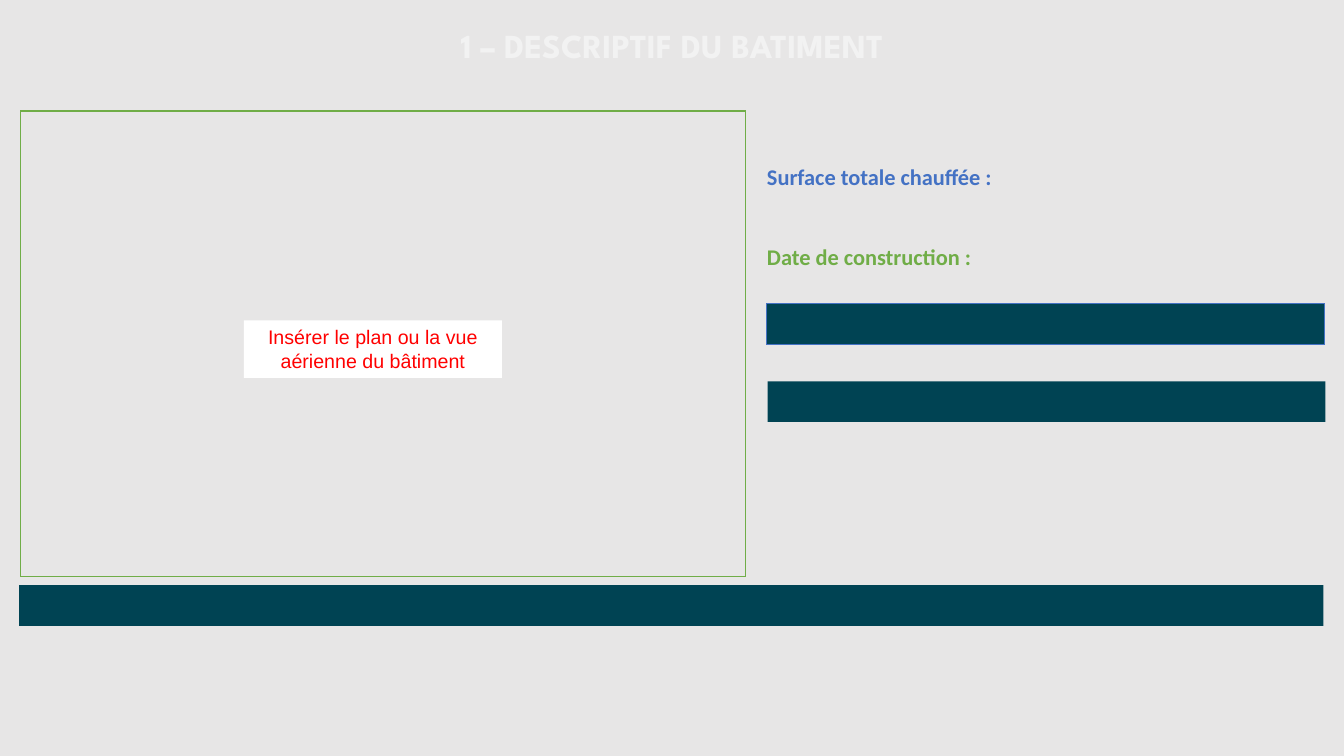
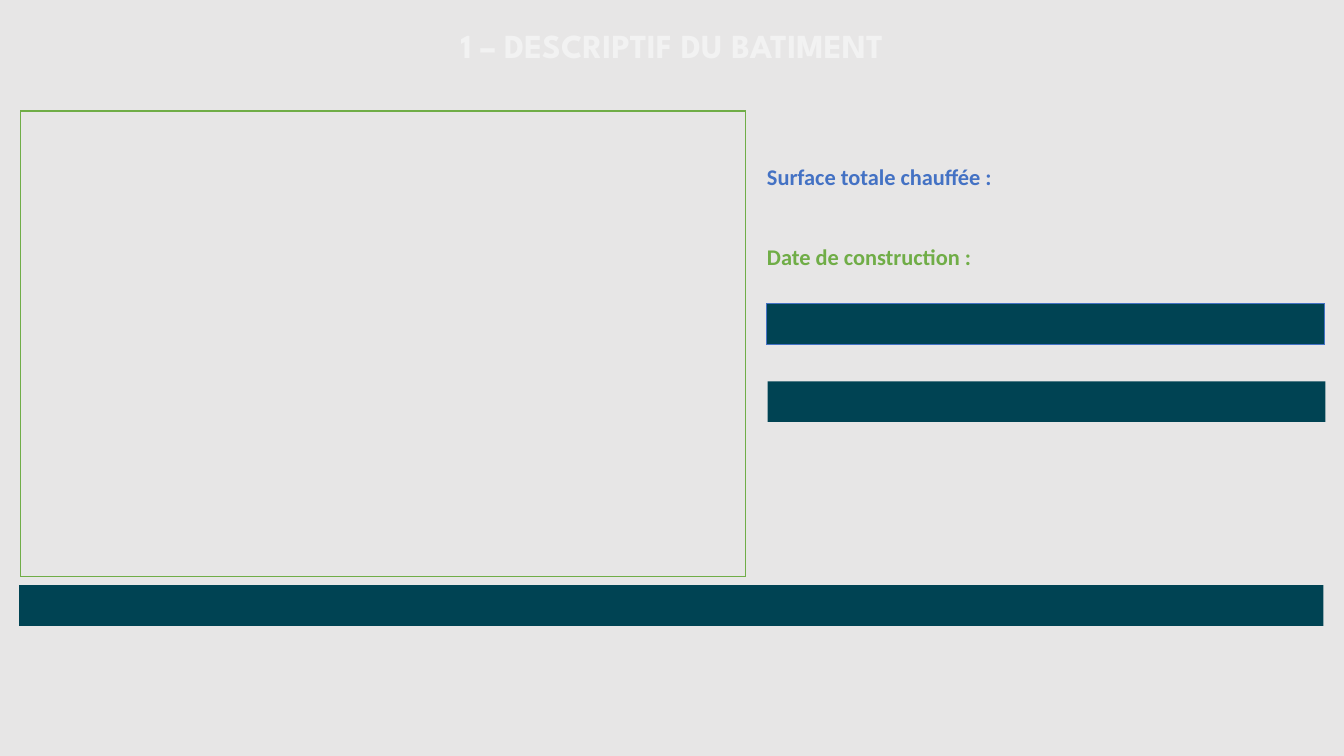
Before and after one commit to sigsieml/super-cep, a slide deck: slide 1 of app/src/main/assets/powerpointvierge.pptx. Drawn at 1344x756 pixels with LibreOffice and Linux fonts; fonts in the diff are those of the drawing; background and template pictures are left out. Boxes give left, top, right and bottom in pixels: in the first picture for what was removed or moved away, otherwise in the second. Text is boxed around its words. In the diff, an @@ line names an element or a change of style, - is before the commit and + after.

```diff
--- a/app/src/main/assets/powerpointvierge.pptx
+++ b/app/src/main/assets/powerpointvierge.pptx
@@ rectangle removed at [244,321,502,378] @@
-Insérer le plan ou la vue aérienne du bâtiment
```
Also in this commit, not shown: 4 other slides changed, 6 other files.
